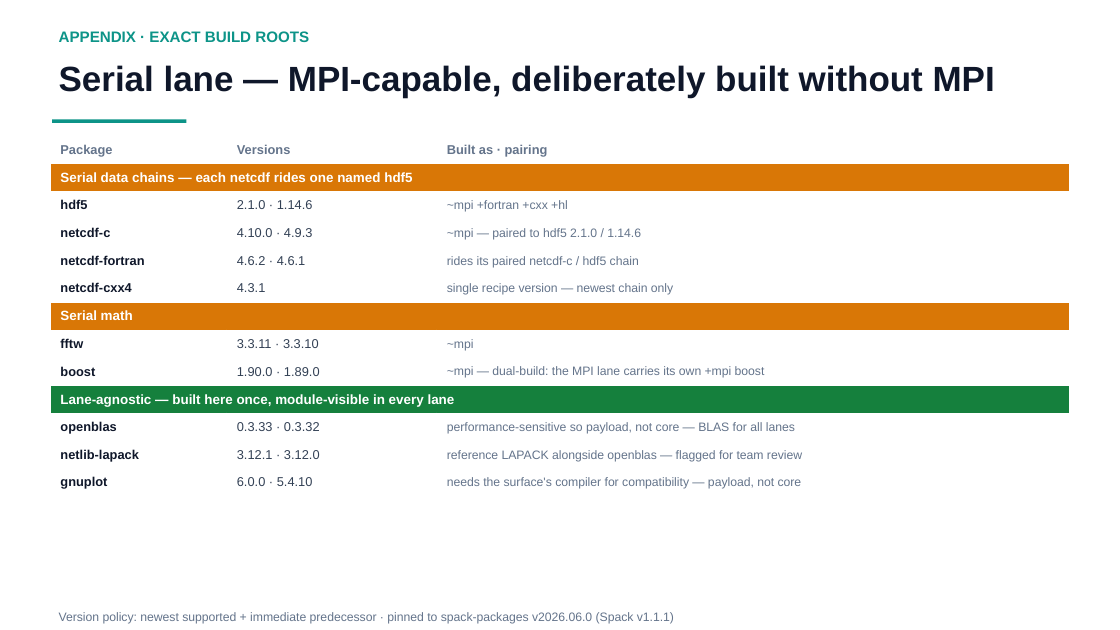
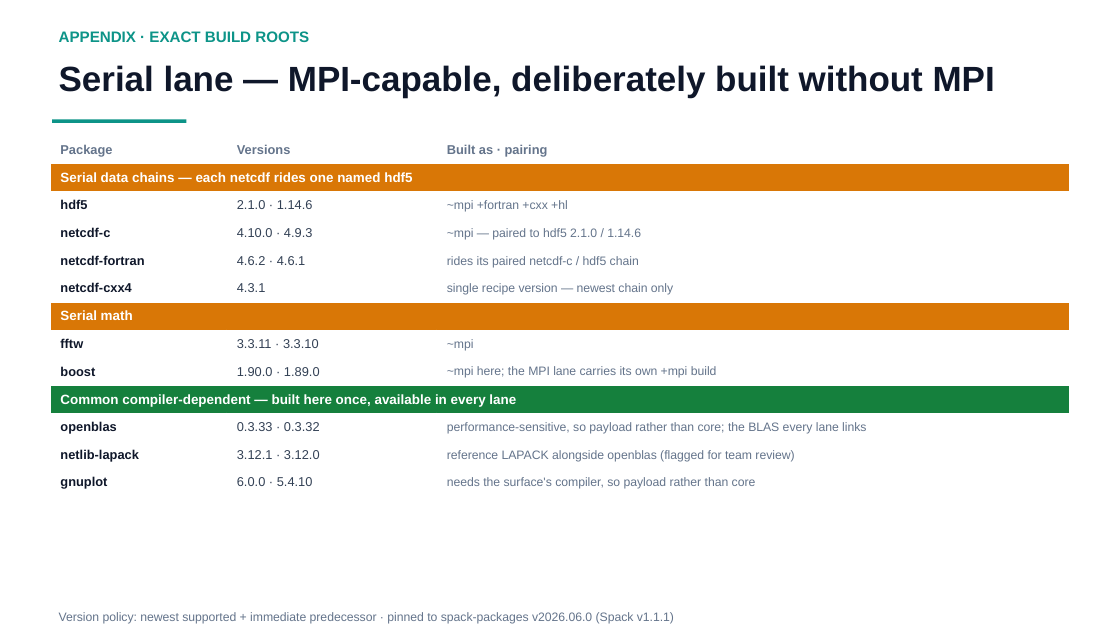
Before and after one commit to ray12514/stack-planning, a slide deck: slide 10 of presentations/cse_lanes_model.pptx. Drawn at 1120x630 pixels with LibreOffice and Linux fonts; fonts in the diff are those of the drawing. Boxes give left, top, right and bottom in pixels: in the first picture for what was removed or moved away, otherwise in the second. Text is boxed around its words. In the diff, an @@ line names an element or a change of style, - is before the commit and + after.

```diff
--- a/presentations/cse_lanes_model.pptx
+++ b/presentations/cse_lanes_model.pptx
@@ table at (50, 136, 1070, 497) @@
-row 9, column 3: ~mpi — dual-build: the MPI lane carries its own +mpi boost
+row 9, column 3: ~mpi here; the MPI lane carries its own +mpi build
-row 10, column 1: Lane-agnostic — built here once, module-visible in every lane
+row 10, column 1: Common compiler-dependent — built here once, available in every lane
-row 11, column 3: performance-sensitive so payload, not core — BLAS for all lanes
+row 11, column 3: performance-sensitive, so payload rather than core; the BLAS every lane links
-row 12, column 3: reference LAPACK alongside openblas — flagged for team review
+row 12, column 3: reference LAPACK alongside openblas (flagged for team review)
-row 13, column 3: needs the surface's compiler for compatibility — payload, not core
+row 13, column 3: needs the surface's compiler, so payload rather than core
```
Also in this commit, not shown: 2 other slides changed, 2 other files.
